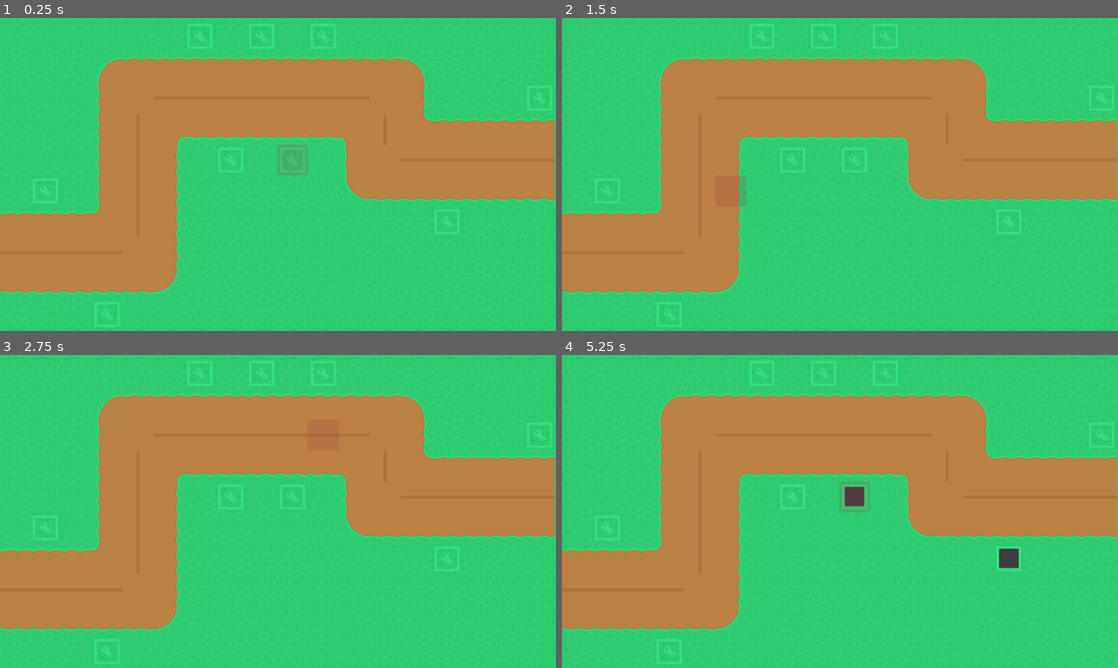
Above: before the commit, frames 1-4 (two rows, left to right).
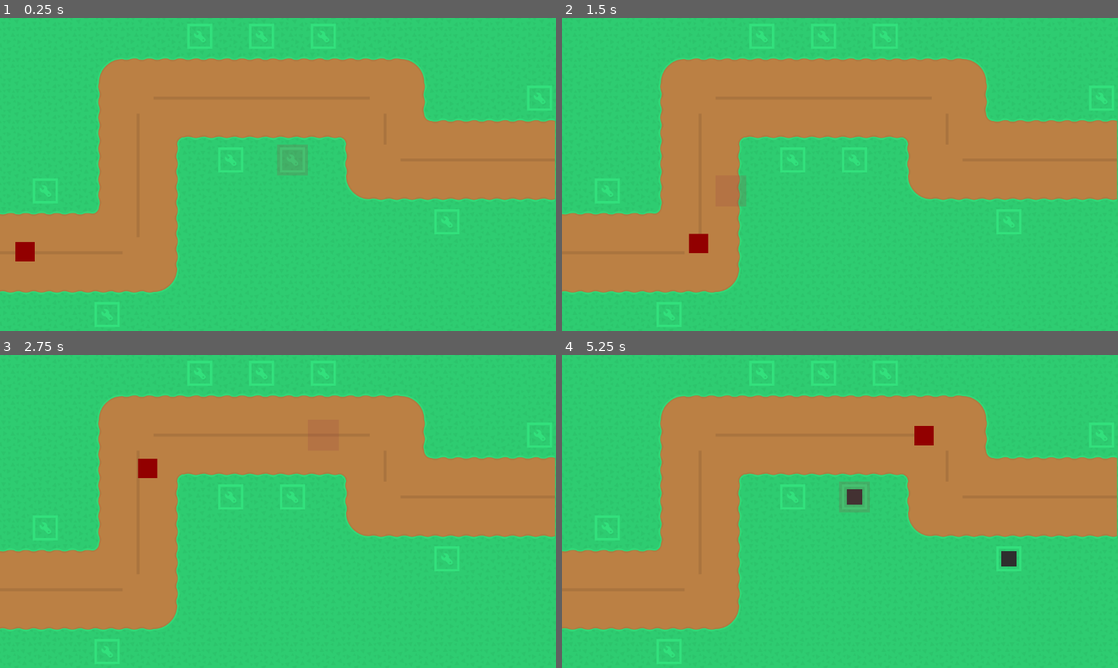
Above: after the commit, the same moments.

Repository: MethodicGnat/game_jam_repository
Game: Godot game, scene res://scenes/main/gameplay.tscn
Same seed, same stepped clock (60 frames per second), same inputs: the game is played once before the commit and once after it.
Inputs (mouse positions are in pixels of both pictures, inside the frame that each line leads up to):
- Up to frame 1 (0.25 s): no input
- Up to frame 2 (1.5 s): move the mouse to (962, 158) at 0.52 s; press the mouse at (962, 158) at 0.53 s; right-click (962, 158) at 0.8 s; move the mouse to (728, 190) at 1.27 s; release the mouse at (728, 190) at 1.28 s; right-click (728, 190) at 1.35 s
- Up to frame 3 (2.75 s): click (166, 527) at 1.55 s; move the mouse to (333, 442) at 2.02 s; press the mouse at (333, 442) at 2.03 s; right-click (333, 442) at 2.3 s
- Up to frame 4 (5.25 s): move the mouse to (812, 574) at 2.77 s; release the mouse at (812, 574) at 2.78 s; right-click (812, 574) at 2.85 s; click (812, 574) at 3.05 s; move the mouse to (1006, 558) at 3.52 s; press the mouse at (1006, 558) at 3.53 s; right-click (1006, 558) at 3.8 s; move the mouse to (673, 464) at 4.27 s; release the mouse at (673, 464) at 4.28 s; right-click (673, 464) at 4.35 s; click (673, 464) at 4.55 s; move the mouse to (867, 511) at 5.02 s; press the mouse at (867, 511) at 5.03 s

The runs differ from the first frame. In frame 1, 0.2% of the frame differs, in the area x 2-7%, y 71-78%; in frame 2, 0.2%; in frame 3, 0.2%; in frame 4, 0.4%, in the area x 50-83%, y 22-68%.

Commit message:
Added Enemy Pathfinding

Diff:
--- a/scenes/enemy.tscn
+++ /dev/null
@@ -1,5 +0,0 @@
-[gd_scene format=3 uid="uid://h7gmw1uorroy"]
-
-[node name="Enemy" type="CharacterBody2D"]
-
-[node name="NavigationAgent2D" type="NavigationAgent2D" parent="."]
--- /dev/null
+++ b/scenes/main/enemy/enemy.gd
@@ -0,0 +1,27 @@
+class_name Enemy
+extends CharacterBody2D
+
+@export var movement_speed: float = 200
+@export var pathfinding_manager: PathfindingManager
+@export var target_pos: Marker2D
+
+@onready var path_array: Array[Vector2i] = pathfinding_manager.get_valid_path(global_position / 64, target_pos.position / 64)
+
+func _ready() -> void:
+	pass
+
+
+func _process(_delta: float) -> void:
+	get_path_to_position()
+	move_and_slide()
+
+func get_path_to_position() -> void:
+	if len(path_array) > 0:
+		var direction: Vector2 = global_position.direction_to(path_array[0])
+
+		velocity = direction * movement_speed
+
+		if global_position.distance_to(path_array[0]) <= 10:
+			path_array.remove_at(0)
+	else:
+		velocity = Vector2.ZERO
--- /dev/null
+++ b/scenes/main/enemy/enemy.tscn
@@ -0,0 +1,22 @@
+[gd_scene load_steps=3 format=3 uid="uid://h7gmw1uorroy"]
+
+[ext_resource type="Script" uid="uid://cka3bh6xmeejd" path="res://scenes/main/enemy/enemy.gd" id="1_mkbon"]
+
+[sub_resource type="RectangleShape2D" id="RectangleShape2D_7rfs5"]
+size = Vector2(40, 41)
+
+[node name="Enemy" type="CharacterBody2D"]
+script = ExtResource("1_mkbon")
+
+[node name="Sprite2D" type="ColorRect" parent="."]
+anchors_preset = -1
+offset_left = -20.0
+offset_top = -19.0
+offset_right = 20.0
+offset_bottom = 21.0
+mouse_filter = 2
+color = Color(0.57266915, 1.1792034e-06, 3.3691526e-07, 1)
+
+[node name="CollisionShape2D" type="CollisionShape2D" parent="."]
+position = Vector2(0, 1)
+shape = SubResource("RectangleShape2D_7rfs5")
--- a/scenes/main/gameplay.gd
+++ b/scenes/main/gameplay.gd
@@ -3,11 +3,20 @@
 
 @export var tower_packed_scene: PackedScene
 @export var building_manager: BuildingManager
+@export var curr_level: int:
+	set(level):
+		clamp(level, 1, 3)
 @onready var tile_map_layer: TileMapLayer = $TileMapLayer
+
+var build_round: bool = true
 
 
 func _unhandled_input(event: InputEvent) -> void:
-	if event.is_action_pressed("left_mouse"):
-		var cell_pos: Vector2i = tile_map_layer.local_to_map(tile_map_layer.get_local_mouse_position())
+	if build_round:
+		if event.is_action_pressed("left_mouse"):
+			var cell_pos: Vector2i = tile_map_layer.local_to_map(tile_map_layer.get_local_mouse_position())
+			building_manager.place_tower(cell_pos, tower_packed_scene)
 
-		building_manager.place_tower(cell_pos, tower_packed_scene)
+		if event.is_action_pressed("right_mouse"):
+			var cell_pos: Vector2i = tile_map_layer.local_to_map(tile_map_layer.get_local_mouse_position())
+			building_manager.remove_tower(cell_pos)
--- a/scenes/main/gameplay.tscn
+++ b/scenes/main/gameplay.tscn
@@ -1,58 +1,65 @@
-[gd_scene load_steps=10 format=4 uid="uid://b5ccqtf8r2ifj"]
+[gd_scene load_steps=11 format=4 uid="uid://b5ccqtf8r2ifj"]
 
 [ext_resource type="Script" uid="uid://rjs046dho8yl" path="res://scenes/main/gameplay.gd" id="1_0rn45"]
 [ext_resource type="Texture2D" uid="uid://bbgd0udt6w7k4" path="res://assets/tileset/Tilesheet/towerDefense_tilesheet.png" id="1_l5ug7"]
 [ext_resource type="PackedScene" uid="uid://sf727m8yoyhu" path="res://scenes/main/highlight_tile/highlight_tile.tscn" id="2_l5ug7"]
 [ext_resource type="PackedScene" uid="uid://by2oump67kqs8" path="res://scenes/main/tower/tower.tscn" id="2_sg6x4"]
 [ext_resource type="PackedScene" uid="uid://bi5l3vkts46n8" path="res://scenes/main/managers/building_manager.tscn" id="3_pn8wo"]
-
-[sub_resource type="NavigationPolygon" id="NavigationPolygon_wcilp"]
-vertices = PackedVector2Array(32, 32, -32, 32, -32, -32, 32, -32)
-polygons = Array[PackedInt32Array]([PackedInt32Array(0, 1, 2, 3)])
-outlines = Array[PackedVector2Array]([PackedVector2Array(-32, -32, 32, -32, 32, 32, -32, 32)])
-agent_radius = 0.0
-
-[sub_resource type="NavigationPolygon" id="NavigationPolygon_oonwu"]
-vertices = PackedVector2Array(32, 32, -32, 32, -32, -32, 32, -32)
-polygons = Array[PackedInt32Array]([PackedInt32Array(0, 1, 2, 3)])
-outlines = Array[PackedVector2Array]([PackedVector2Array(-32, -32, 32, -32, 32, 32, -32, 32)])
-agent_radius = 0.0
+[ext_resource type="PackedScene" uid="uid://n2a2rgfic5lw" path="res://scenes/main/managers/pathfinding_manager.tscn" id="4_h32jb"]
+[ext_resource type="PackedScene" uid="uid://brwwnnjehcgde" path="res://scenes/main/spawners/enemy_spawner.tscn" id="7_8dr6n"]
+[ext_resource type="PackedScene" uid="uid://h7gmw1uorroy" path="res://scenes/main/enemy/enemy.tscn" id="8_7s3o2"]
 
 [sub_resource type="TileSetAtlasSource" id="TileSetAtlasSource_aseis"]
 texture = ExtResource("1_l5ug7")
 texture_region_size = Vector2i(64, 64)
 0:0/0 = 0
+0:0/0/custom_data_1 = 2
 0:1/0 = 0
+0:1/0/custom_data_1 = 2
 0:2/0 = 0
+0:2/0/custom_data_1 = 2
 1:2/0 = 0
+1:2/0/custom_data_1 = 2
 2:2/0 = 0
+2:2/0/custom_data_1 = 2
 2:1/0 = 0
+2:1/0/custom_data_1 = 2
 2:0/0 = 0
+2:0/0/custom_data_1 = 2
 1:0/0 = 0
+1:0/0/custom_data_1 = 2
 1:1/0 = 0
+1:1/0/custom_data_1 = 10
 3:1/0 = 0
+3:1/0/custom_data_1 = 10
 4:1/0 = 0
+4:1/0/custom_data_1 = 10
 4:0/0 = 0
+4:0/0/custom_data_1 = 10
 3:0/0 = 0
+3:0/0/custom_data_1 = 10
 1:4/0 = 0
+1:4/0/custom_data_1 = 2
 16:6/0 = 0
-16:6/0/navigation_layer_0/polygon = SubResource("NavigationPolygon_wcilp")
+16:6/0/custom_data_1 = 1
 16:7/0 = 0
-16:7/0/navigation_layer_0/polygon = SubResource("NavigationPolygon_wcilp")
+16:7/0/custom_data_1 = 1
 16:8/0 = 0
-16:8/0/navigation_layer_0/polygon = SubResource("NavigationPolygon_wcilp")
+16:8/0/custom_data_1 = 1
 16:9/0 = 0
-16:9/0/navigation_layer_0/polygon = SubResource("NavigationPolygon_wcilp")
+16:9/0/custom_data_1 = 1
 20:1/0 = 0
 20:1/0/custom_data_0 = true
+20:1/0/custom_data_1 = 10
 4:2/0 = 0
-4:2/0/navigation_layer_0/polygon = SubResource("NavigationPolygon_oonwu")
+4:2/0/custom_data_1 = 2
 
 [sub_resource type="TileSet" id="TileSet_jo04l"]
 tile_size = Vector2i(64, 64)
-navigation_layer_0/layers = 1
 custom_data_layer_0/name = "buildable"
 custom_data_layer_0/type = 1
+custom_data_layer_1/name = "movement_cost"
+custom_data_layer_1/type = 2
 sources/1 = SubResource("TileSetAtlasSource_aseis")
 
 [node name="Gameplay" type="Node2D" node_paths=PackedStringArray("building_manager")]
@@ -63,6 +70,9 @@
 [node name="BuildingManager" parent="." node_paths=PackedStringArray("tile_map_layer") instance=ExtResource("3_pn8wo")]
 tile_map_layer = NodePath("../TileMapLayer")
 
+[node name="PathfindingManager" parent="." node_paths=PackedStringArray("tile_map_grid") instance=ExtResource("4_h32jb")]
+tile_map_grid = NodePath("../TileMapLayer")
+
 [node name="TileMapLayer" type="TileMapLayer" parent="."]
 tile_map_data = PackedByteArray("AAAAAAAAAQABAAEAAAAAAAEAAQABAAEAAAAAAAIAAQABAAEAAAAAAAMAAQABAAEAAAAAAAQAAQABAAEAAAAAAA …(4288 unchanged characters)…
 tile_set = SubResource("TileSet_jo04l")
@@ -71,3 +81,15 @@
 position = Vector2(578, 446)
 
 [node name="HighlightTile" parent="." instance=ExtResource("2_l5ug7")]
+
+[node name="EnemySpawner" parent="." instance=ExtResource("7_8dr6n")]
+enemy_packed_scene = ExtResource("8_7s3o2")
+
+[node name="Enemy" parent="." node_paths=PackedStringArray("pathfinding_manager", "target_pos") instance=ExtResource("8_7s3o2")]
+position = Vector2(9, 589)
+movement_speed = 200.0
+pathfinding_manager = NodePath("../PathfindingManager")
+target_pos = NodePath("../Marker2D")
+
+[node name="Marker2D" type="Marker2D" parent="."]
+position = Vector2(1142, 415)
--- a/scenes/main/managers/building_manager.gd
+++ b/scenes/main/managers/building_manager.gd
@@ -14,10 +14,18 @@
 
 	var tower = tower_packed_scene.instantiate()
 	add_child(tower)
-	tower.position = cell_pos * 64
+	tower.position = tile_map_layer.map_to_local(cell_pos)
 
 	tower.add_to_group(TOWER_GROUP)
 	used_tiles.append(cell_pos)
+
+
+func remove_tower(cell_pos: Vector2i) -> void:
+	for i in get_tree().get_nodes_in_group(TOWER_GROUP):
+		if Vector2i(i.position) == cell_pos * 64:
+			i.queue_free()
+			used_tiles.erase(Vector2i(i.position)/64)
+
 
 func is_valid_tower_placement(cell_pos: Vector2i) -> bool:
 	if used_tiles.has(cell_pos):
--- /dev/null
+++ b/scenes/main/managers/pathfinding_manager.gd
@@ -0,0 +1,41 @@
+class_name PathfindingManager
+extends Node
+
+@export var tile_map_grid: TileMapLayer
+
+var astar_grid: AStarGrid2D = AStarGrid2D.new()
+var path_array: Array[Vector2i] = []
+
+func _ready() -> void:
+	prepare_astar_grid()
+
+
+func prepare_astar_grid() -> void:
+	astar_grid.region = tile_map_grid.get_used_rect()
+	astar_grid.cell_size = tile_map_grid.tile_set.tile_size
+	astar_grid.diagonal_mode = AStarGrid2D.DIAGONAL_MODE_NEVER
+
+	astar_grid.update()
+
+	update_terrain_movement_values()
+
+
+func get_valid_path(start_pos: Vector2i, end_pos: Vector2i) -> Array[Vector2i]:
+	path_array.clear()
+
+	for point in astar_grid.get_point_path(start_pos, end_pos):
+		var current_point: Vector2i = point
+
+		current_point += astar_grid.cell_size / 2 as Vector2i
+		path_array.append(current_point)
+
+	return path_array
+
+
+func update_terrain_movement_values() -> void:
+	for i in tile_map_grid.get_used_cells():
+		var tile_movement_cost = tile_map_grid.get_cell_tile_data(i).get_custom_data("movement_cost")
+		if tile_movement_cost <= 10:
+			astar_grid.set_point_weight_scale(i, tile_movement_cost)
+		else:
+			astar_grid.set_point_solid(i, true)
--- /dev/null
+++ b/scenes/main/managers/pathfinding_manager.tscn
@@ -0,0 +1,6 @@
+[gd_scene load_steps=2 format=3 uid="uid://n2a2rgfic5lw"]
+
+[ext_resource type="Script" uid="uid://l17eyaj87vwl" path="res://scenes/main/managers/pathfinding_manager.gd" id="1_aloi7"]
+
+[node name="PathfindingManager" type="Node"]
+script = ExtResource("1_aloi7")
--- a/scenes/main/spawners/enemy_spawner.gd
+++ b/scenes/main/spawners/enemy_spawner.gd
@@ -1,2 +1,26 @@
 class_name EnemySpawner
 extends Node
+
+signal wave_complete
+
+@export var enemy_packed_scene: PackedScene
+
+var enemy_array: Array[String] = ["Enemy 1", "Enemy 2"]
+var current_data_index: int = 0
+
+const SPAWN_DELAY: float = 1
+const ENEMY_GROUP: String = "ENEMY_GROUP"
+
+
+
+func _ready() -> void:
+	pass # set up signals/ groups
+
+
+func spawn_enemy() -> void:
+	pass
+
+
+func _on_enemy_timer_timeout() -> void:
+	spawn_enemy()
+	current_data_index += 1 # Replace with function body.
--- a/scenes/main/spawners/enemy_spawner.tscn
+++ b/scenes/main/spawners/enemy_spawner.tscn
@@ -4,3 +4,7 @@
 
 [node name="EnemySpawner" type="Node2D"]
 script = ExtResource("1_w1txr")
+
+[node name="Timer" type="Timer" parent="."]
+
+[connection signal="timeout" from="Timer" to="." method="_on_enemy_timer_timeout"]
--- a/scenes/main/tower/tower.tscn
+++ b/scenes/main/tower/tower.tscn
@@ -1,11 +1,17 @@
-[gd_scene format=3 uid="uid://by2oump67kqs8"]
+[gd_scene load_steps=2 format=3 uid="uid://by2oump67kqs8"]
+
+[sub_resource type="GDScript" id="GDScript_cc4mg"]
+script/source = "class_name Tower
+extends Node2D
+"
 
 [node name="Node2D" type="Node2D"]
+script = SubResource("GDScript_cc4mg")
 
 [node name="ColorRect" type="ColorRect" parent="."]
-offset_left = 12.0
-offset_top = 11.0
-offset_right = 52.0
-offset_bottom = 51.0
+offset_left = -16.0
+offset_top = -16.0
+offset_right = 16.0
+offset_bottom = 16.0
 mouse_filter = 2
-color = Color(0.24115604, 0.24115604, 0.24115604, 1)
+color = Color(0.18000486, 0.18000486, 0.18000486, 1)
Not shown, added: scenes/main/enemy/enemy.gd.uid
Not shown, added: scenes/main/managers/pathfinding_manager.gd.uid
